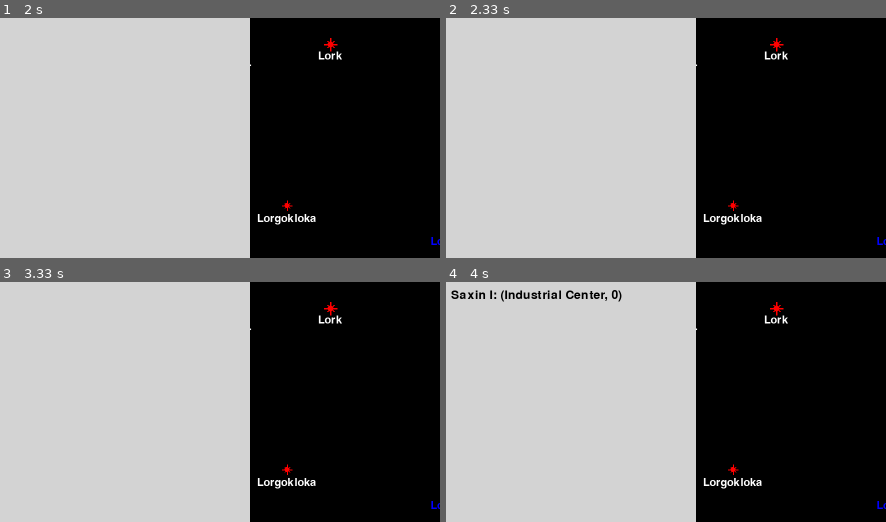
Above: before the commit, frames 1-4 (two rows, left to right).
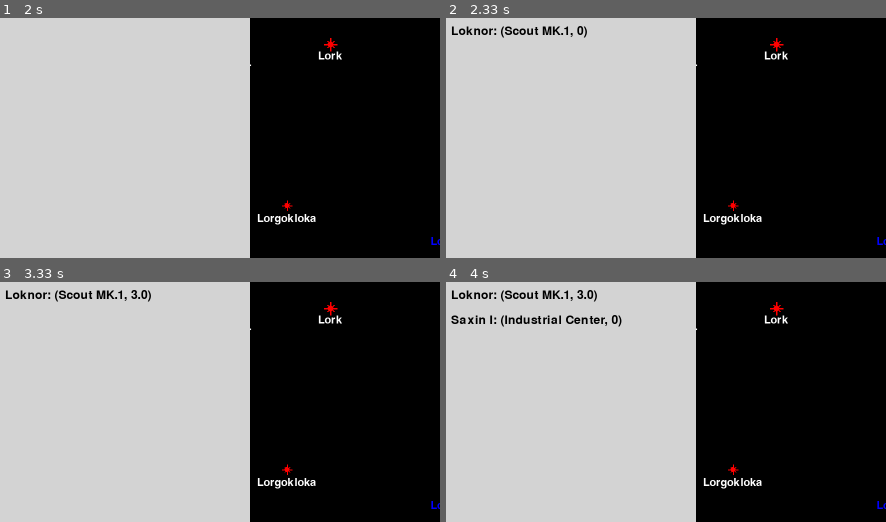
Above: after the commit, the same moments.

Repository: samwheel/KingOfTheGalaxy
Game: pygame game, started from main.py
The game is run twice, just before and just after one commit, with the same random seed, the same clock (stepped at 60 frames per second) and the same inputs.
Inputs (mouse positions are % of the whole screen's width and height, from its top left):
- Up to frame 1 (2 s): click (51, 48) at 0.38 s; click (52, 55) at 0.72 s; click (20, 32) at 1.05 s; click (63, 57) at 1.38 s; click (9, 2) at 1.72 s
- Up to frame 2 (2.33 s): click (34, 88) at 2.05 s
- Up to frame 3 (3.33 s): click (80, 59) at 2.38 s; click (19, 97) at 2.72 s; click (3, 3) at 3.05 s
- Up to frame 4 (4 s): click (36, 83) at 3.38 s; click (53, 14) at 3.72 s
The pictures show only the part of the screen within x 0-50%, y 11-61%; the shares and areas given below are measured in that part.

Frame 1 is identical in both runs. In frame 2, 0.6% of the frame differs, in the area x 1-33%, y 3-9%; in frame 3, 0.6%; in frame 4, 1.6%, in the area x 1-40%, y 3-19%.

Commit message:
Fixed broken ship build ability.

Diff:
--- a/src/build_handler.py
+++ b/src/build_handler.py
@@ -14,6 +14,8 @@
             except ValueError:
                 if isinstance(building, Building):
                     building.location.buildings.index(building)
+                elif isinstance(building, Ship):
+                    self.__build_list.append((building, 0))
         except ValueError:
             self.__build_list.append((building, 0))
             pass
--- a/view/ship.py
+++ b/view/ship.py
@@ -18,4 +18,4 @@
         self.empire: Empire = empire
 
     def draw(self, surface: pygame.Surface) -> None:
-        surface.blit(pygame.font.Font(None, 24).render("^", True, pygame.Color(self.empire.color)), (self.position[0] + 10, self.position[1] - 40))
+        surface.blit(pygame.font.Font(None, 45).render("^", True, pygame.Color(self.empire.color)), (self.position[0] + 15, self.position[1] - 50))
